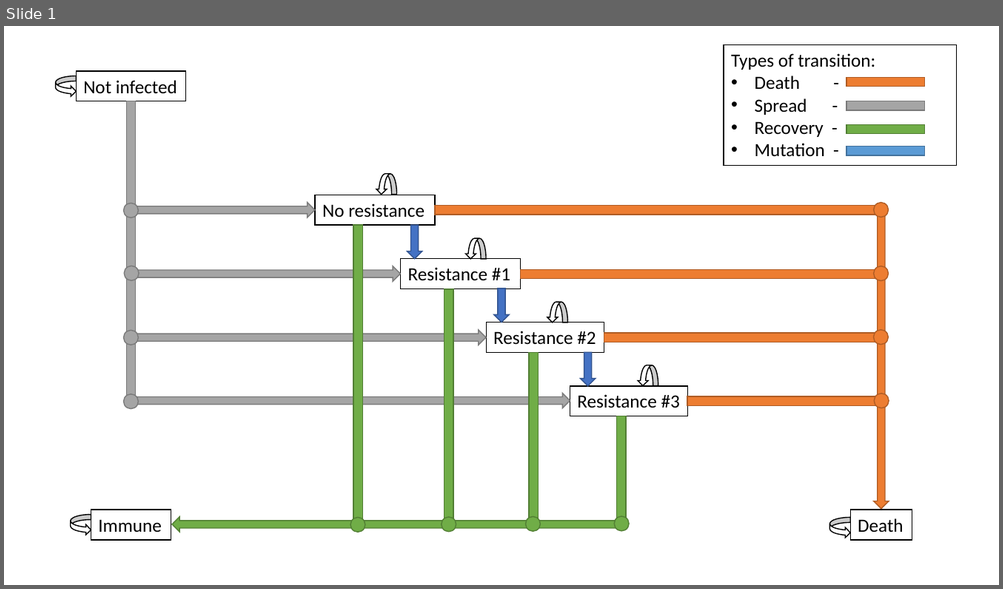
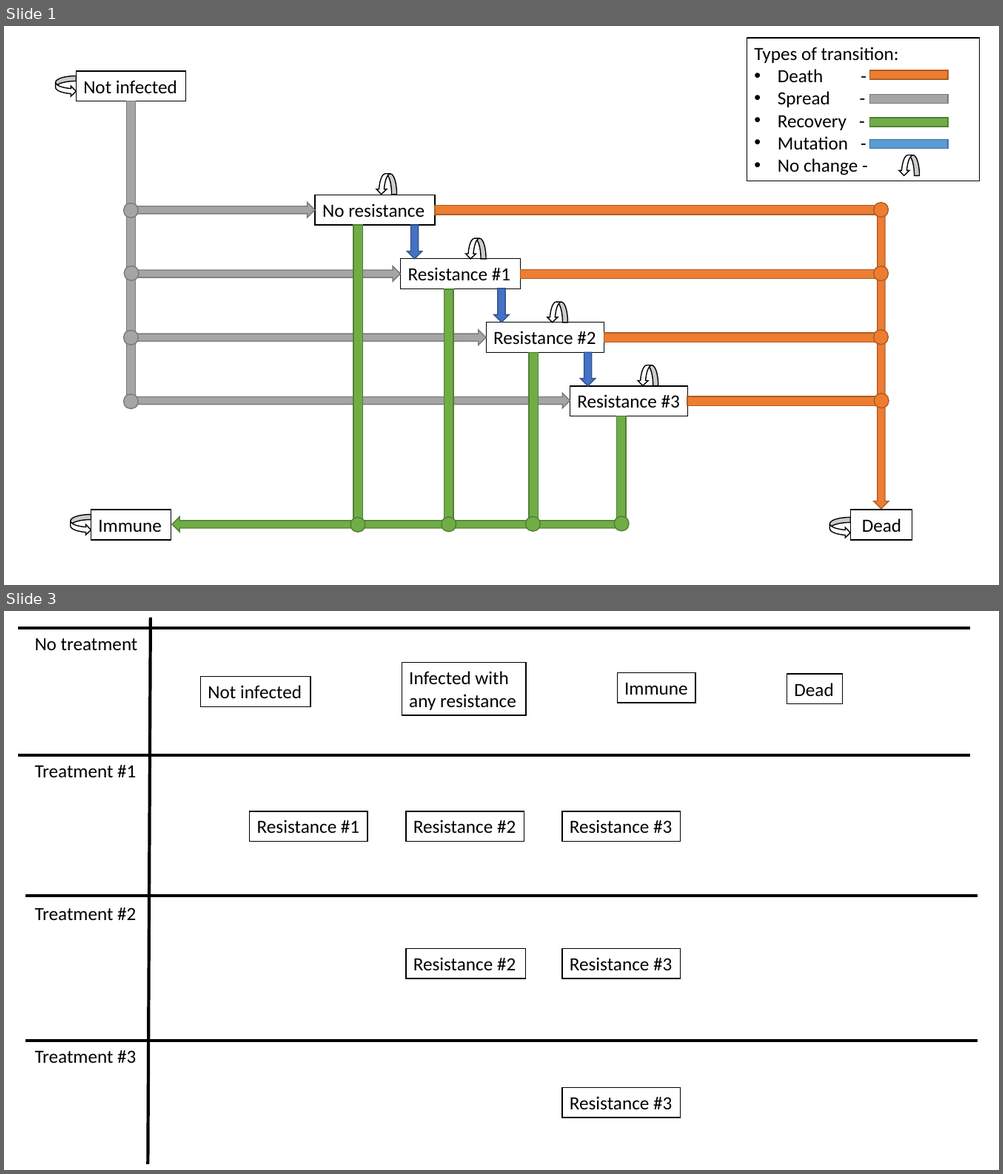
Before and after one commit to EdmundGoodman/Warwick_modelling, a slide deck: Resistance_Model_Diagram.pptx. Shown one above the other, each under a label of ours: slide 1 before the commit, slides 1 and 3 after it; the slides between them are not shown. The pictures are 1003x589 and 1003x1174 pixels, drawn with LibreOffice and Linux fonts; fonts in the diff are those of the drawing. Boxes give left, top, right and bottom in pixels: in the first picture for what was removed or moved away, otherwise in the second. Text is boxed around its words. In the diff, an @@ line names an element or a change of style, - is before the commit and + after.

```diff
--- a/Resistance_Model_Diagram.pptx
+++ b/Resistance_Model_Diagram.pptx
@@ slide 3 added at (x1=4, y1=611, x2=999, y2=1170), background #FFFFFF @@
@@ line added from (18, 628) to (970, 628), #000000 3 pt @@
@@ line added from (151, 617) to (148, 1165), #000000 3 pt @@
@@ text added at (x1=35, y1=638, x2=138, y2=651), 18 pt, text #000000 @@
+No treatment
@@ rectangle added at (x1=200, y1=677, x2=310, y2=706), fill #FFFFFF, outline #000000 1 pt, 18 pt, text #000000 @@
+Not infected
@@ rectangle added at (x1=401, y1=663, x2=526, y2=715), fill #FFFFFF, outline #000000 1 pt, 18 pt, text #000000 @@
+Infected with any resistance
@@ rectangle added at (x1=617, y1=673, x2=696, y2=703), fill #FFFFFF, outline #000000 1 pt, 18 pt, text #000000 @@
+Immune
@@ rectangle added at (x1=787, y1=674, x2=842, y2=703), fill #FFFFFF, outline #000000 1 pt, 18 pt, text #000000 @@
+Dead
@@ line added from (18, 756) to (970, 756), #000000 3 pt @@
@@ text added at (x1=35, y1=765, x2=136, y2=778), 18 pt, text #000000 @@
+Treatment #1
@@ rectangle added at (x1=250, y1=812, x2=367, y2=842), fill #FFFFFF, outline #000000 1 pt, 18 pt, text #000000 @@
+Resistance #1
@@ rectangle added at (x1=406, y1=812, x2=524, y2=842), fill #FFFFFF, outline #000000 1 pt, 18 pt, text #000000 @@
+Resistance #2
@@ rectangle added at (x1=562, y1=812, x2=680, y2=842), fill #FFFFFF, outline #000000 1 pt, 18 pt, text #000000 @@
+Resistance #3
@@ line added from (25, 896) to (977, 896), #000000 3 pt @@
@@ text added at (x1=35, y1=908, x2=136, y2=921), 18 pt, text #000000 @@
+Treatment #2
@@ rectangle added at (x1=406, y1=949, x2=526, y2=979), fill #FFFFFF, outline #000000 1 pt, 18 pt, text #000000 @@
+Resistance #2
@@ rectangle added at (x1=562, y1=949, x2=680, y2=979), fill #FFFFFF, outline #000000 1 pt, 18 pt, text #000000 @@
+Resistance #3
@@ line added from (25, 1041) to (977, 1041), #000000 3 pt @@
@@ text added at (x1=35, y1=1051, x2=136, y2=1064), 18 pt, text #000000 @@
+Treatment #3
@@ rectangle added at (x1=562, y1=1088, x2=680, y2=1118), fill #FFFFFF, outline #000000 1 pt, 18 pt, text #000000 @@
+Resistance #3
@@ slide 1 changed as well @@
@@ rectangle "Types of transition:" resized from (x1=723, y1=44, x2=956, y2=166) to (x1=746, y1=38, x2=979, y2=181) @@
@@ text in rectangle at (x1=777, y1=158, x2=857, y2=175): paragraph added @@
+• No change -
@@ 4 rectangles moved together from (x1=846, y1=78, x2=925, y2=156) to (x1=870, y1=70, x2=948, y2=148) @@
@@ curved right arrow added at (x1=899, y1=155, x2=919, y2=176), fill #FFFFFF, outline #000000 1 pt @@
@@ text in rectangle at (x1=862, y1=519, x2=901, y2=532): text changed @@
-Death
+Dead
```
Also in this commit, not shown: 1 other slide added, 1 slide removed.
